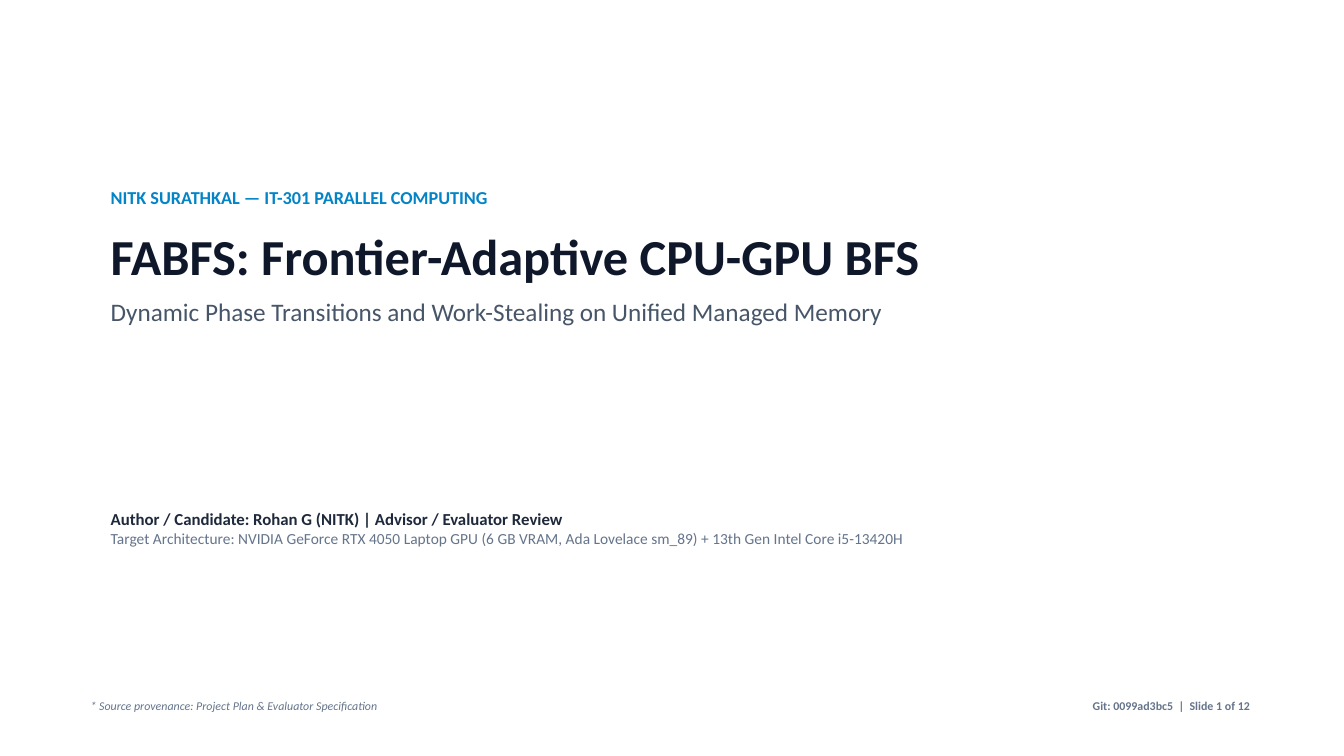
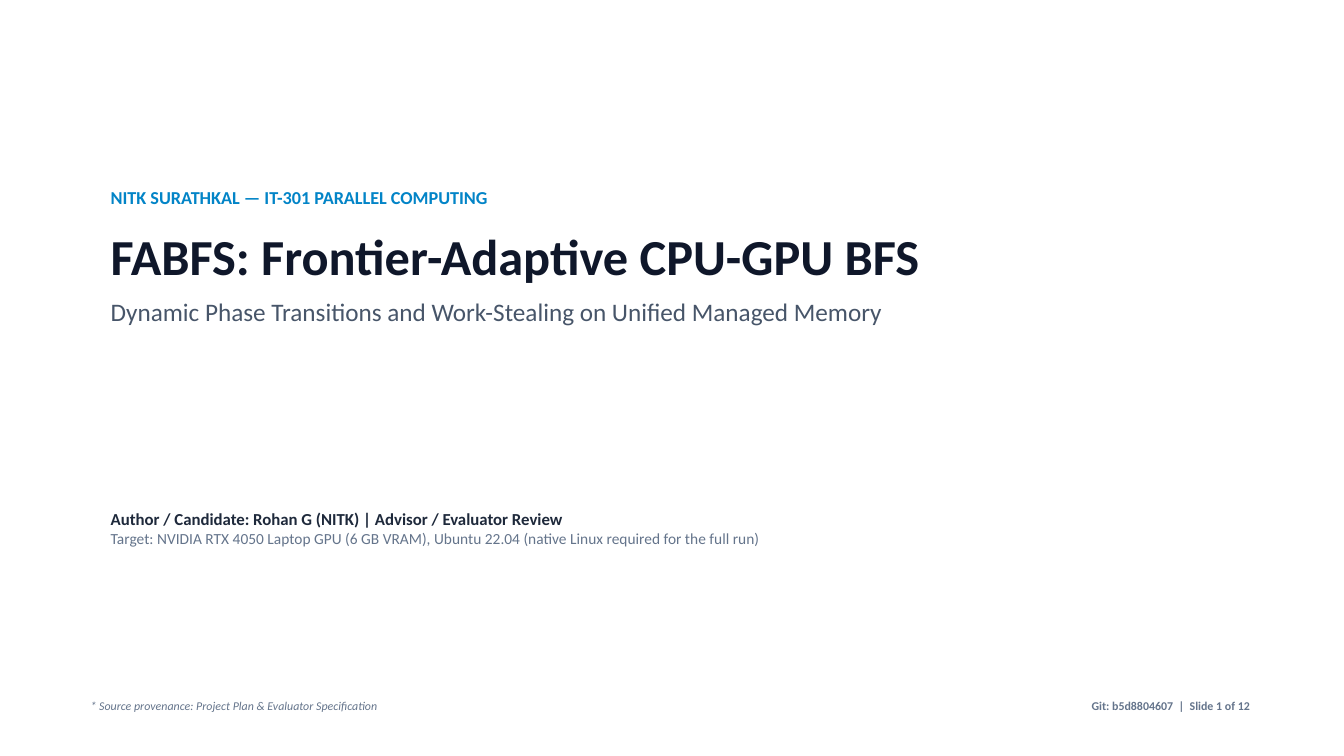
Before and after one commit to rniszn/parallel-computing-FABFS, a slide deck: slide 1 of presentation/FABFS.pptx. Drawn at 1344x756 pixels with LibreOffice and Linux fonts; fonts in the diff are those of the drawing. Boxes give left, top, right and bottom in pixels: in the first picture for what was removed or moved away, otherwise in the second. Text is boxed around its words. In the diff, an @@ line names an element or a change of style, - is before the commit and + after.

Commit message:
fix(analysis,slides): fix pass/fail incomplete policy check and align slide claims
- Analysis: require complete runs for all comparison policies (Adaptive, Static, Dynamic) before evaluating 5% rule; mark incomplete cells as NOT EVALUATED (never false PASS/FAIL); overall pass requires 0 FAIL and 0 NOT EVALUATED; print 'n=1, no CI' for single runs and round medians/intervals to 2 decimal places with n.

- Tests: add 4 unit tests in tests/test_analysis.py covering missing policy NOT EVALUATED, threshold ratio boundaries (4% PASS vs 6% FAIL), n=1 no CI formatting, and non-zero exit on NOT EVALUATED.

- Slides: replace premature roadNet-CA 53.9% speedup claim on Slide 11 with 'Pass/fail not yet evaluated: the full 480-run matrix is pending'; update Slide 5 matrix status, manifest requirement, and protocol; update Slide 12 module status from Verified to Implemented; label Slide 4 demo datasets as SYNTHETIC WALKTHROUGH vs REAL TRACE; update Slide 1 target info.

- Tables: regenerate results/tables/ and report/tables/.

```diff
--- a/presentation/FABFS.pptx
+++ b/presentation/FABFS.pptx
@@ text at bbox=[111, 533, 759, 547]: text changed @@
-Target Architecture: NVIDIA GeForce RTX 4050 Laptop GPU (6 GB VRAM, Ada Lovelace sm_89) + 13th Gen Intel Core i5-13420H
+Target: NVIDIA RTX 4050 Laptop GPU (6 GB VRAM), Ubuntu 22.04 (native Linux required for the full run)
@@ text at bbox=[1092, 701, 1250, 710]: text changed @@
-Git: 0099ad3bc5 | Slide 1 of 12
+Git: b5d8804607 | Slide 1 of 12
```
Also in this commit, not shown: 11 other slides changed, 45 other files.
